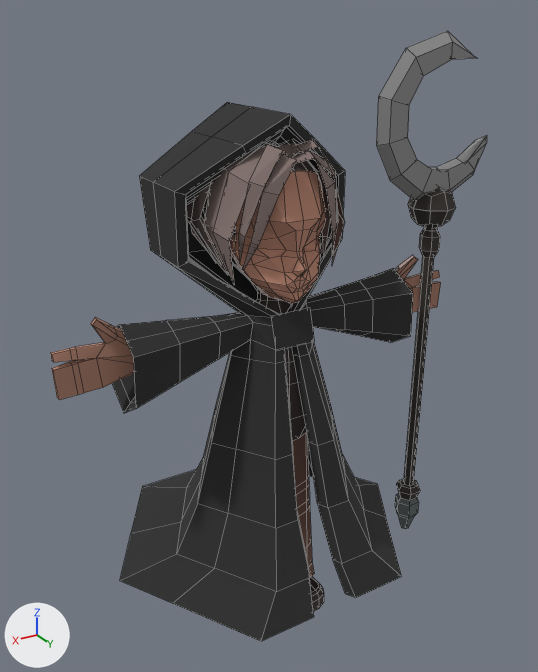
The Blender file project/models/blender/reaper.blend, before and after one commit.
Camera for both pictures: a camera (50 mm lens) standing at (1.31, 2.05, 2.24) and looking at (-0.05, -0.21, 1.11). Lighting does not change. The marker at lower left points along +X, +Y and +Z. Mesh edges are drawn as thin lines.

The scene before the commit, as lines of its bpy script (objects in view):
```python
mat_body = principled_material('body')
mat_body.texture = img_body_color_png_001
mat_body.roughness = 1.0
mat_cloak = principled_material('cloak')
mat_cloak.texture = img_cloak_color_png_001
mat_cloak.roughness = 1.0
mat_staff = principled_material('staff')
mat_staff.texture = img_staff_color_png_001
mat_staff.roughness = 1.0
me_braid_uv_exported__1 = bpy.data.meshes.new('braid.UV.exported (1)')
me_braid_uv_exported__1.from_pydata(...)  # 190 vertices, 192 faces; spans x -0.97..-0.41, y -0.17..0.02, z 0.05..2.19
me_braid_uv_exported__1.materials.append(mat_staff)  # picture img_staff_color_png_001
me_cloakuv_exported__1 = bpy.data.meshes.new('cloakUv.exported (1)')
me_cloakuv_exported__1.from_pydata(...)  # 389 vertices, 377 faces; spans x -3.65..3.52, y 1.48..11.27, z -4.09..2.1
me_cloakuv_exported__1.materials.append(mat_cloak)  # picture img_cloak_color_png_001
me_mainbodyuv__1 = bpy.data.meshes.new('mainbodyUV (1)')
me_mainbodyuv__1.from_pydata(...)  # 917 vertices, 840 faces; spans x -4.64..4.58, y -0.21..10.88, z -2.67..0.64
me_mainbodyuv__1.materials.append(mat_body)  # picture img_body_color_png_001
ob_body = bpy.data.objects.new('body', me_mainbodyuv__1)
ob_body.location = (0.0, 0.0, 0.0)
ob_body.rotation_euler = (1.571, 0.0, -3.142)  # degrees (90, 0, -180)
ob_body.scale = (0.174, 0.174, 0.174)
ob_cloak = bpy.data.objects.new('cloak', me_cloakuv_exported__1)
ob_cloak.location = (0.0, 0.0, 0.0)
ob_cloak.rotation_euler = (1.571, 0.0, -3.142)  # degrees (90, 0, -180)
ob_cloak.scale = (0.174, 0.174, 0.174)
ob_staff = bpy.data.objects.new('staff', me_braid_uv_exported__1)
ob_staff.location = (0.0, 0.0, 0.0)
```
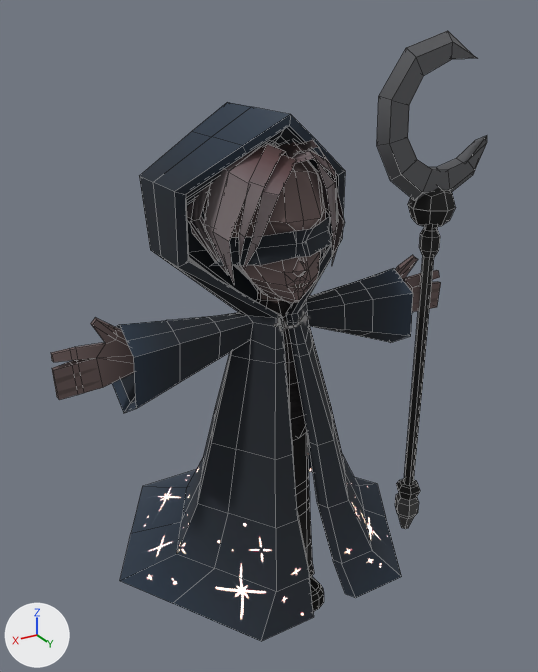
Edits to the bpy script that builds the scene:
```text
Add img_emisson_png:
    img_emisson_png = load_image('emisson.png', '../../textures/reaper/cloak/emisson.png', 1024, 1024, 'Non-Color')
Add img_color_png_001:
    img_color_png_001 = load_image('color.png.001', '../../textures/reaper/cloak/color.png', 1024, 1024, 'sRGB')
Add img_color_png_002:
    img_color_png_002 = load_image('color.png.002', '../../textures/reaper/staff/color.png', 1024, 1024, 'sRGB')
Add img_normal_png:
    img_normal_png = load_image('normal.png', '../../textures/reaper/body/normal.png', 512, 512, 'Non-Color')
Add img_color_png:
    img_color_png = load_image('color.png', '../../textures/reaper/body/color.png', 1024, 1024, 'sRGB')
Change mat_body:
    where n2 = _N.new('ShaderNodeTexImage'); n2.name = 'Image Texture'
    n2.image: img_body_color_png_001 -> img_color_png
    add n3 = _N.new('ShaderNodeTexImage'); n3.name = 'Image Texture.001'
    add n3.image = img_normal_png
    add n4 = _N.new('ShaderNodeNormalMap'); n4.name = 'Normal Map'
    where n0 = _N.new('ShaderNodeBsdfPrincipled'); n0.name = 'Principled BSDF'
    add _L.new(n4.outputs[0], n0.inputs[5])  # 'Normal' to 'Normal'
    add _L.new(n3.outputs[0], n4.inputs[1])  # 'Color' to 'Color'
Change mat_staff:
    mat_staff.texture: img_staff_color_png_001 -> img_color_png_002
Change mat_cloak:
    where n0 = _N.new('ShaderNodeBsdfPrincipled'); n0.name = 'Principled BSDF'
    add n0.inputs[28].default_value = 12.0  # 'Emission Strength'
    where n2 = _N.new('ShaderNodeTexImage'); n2.name = 'Image Texture'
    n2.image: img_cloak_color_png_001 -> img_color_png_001
    add n3 = _N.new('ShaderNodeTexImage'); n3.name = 'Image Texture.001'
    add n3.image = img_emisson_png
    add _L.new(n3.outputs[0], n0.inputs[27])  # 'Color' to 'Emission Color'
Change me_cloakuv_exported__1:
    used by ob_cloak; location = (0.0, 0.0, 0.0); rotation_euler = (1.571, 0.0, -3.142), in degrees (90, 0, -180); scale = (0.174, 0.174, 0.174)
    remove me_cloakuv_exported__1.from_pydata(...)  # 389 vertices, 377 faces; spans x -3.65..3.52, y 1.48..11.27, z -4.09..2.1
    add me_cloakuv_exported__1.from_pydata(...)  # 341 vertices, 316 faces; spans x -3.65..3.52, y 1.48..11.27, z -4.09..2.1
    me_cloakuv_exported__1 part 1: the loose piece of 4 vertices spanning x -0.45..0.46, y 6.8..7.48, z 0.14..0.33 is deleted
    me_cloakuv_exported__1 part 2
    44 vertices are removed from x -3.4..3.27, y 1.48..4.69, z -3.87..1.88
    60 faces are deleted
    me_cloakuv_exported__1 part 3: 316 kept faces spanning x -3.65..3.52, y 1.48..11.27, z -4.09..2.1 are now shaded smooth
Add me_mesh_001:
    me_mesh_001.from_pydata(...)  # 21 vertices, 12 faces; spans x -0.23..0.234, y -0.144..0.106, z 1.455..1.624
    me_mesh_001.materials.append(mat_cloak)
Add ob_blind_fold:
    ob_blind_fold = bpy.data.objects.new('blind_fold', me_mesh_001)
    ob_blind_fold.location = (0.0, 0.0, 0.0)
```

Where the change shows, as pixel boxes [x1, y1, x2, y2] in the pictures (538 x 672 px):
'cloak', surface changed, reshaped (black to blue)
    both: [112, 102, 413, 641]
'body', surface changed
    both: [51, 140, 441, 612]
'staff', surface changed (grey to black)
    both: [377, 31, 487, 528]
'blind_fold', added
    after: [207, 209, 332, 266]
part 1 of me_cloakuv_exported__1, deleted (black)
    before: [272, 307, 315, 351]
part 2 of me_cloakuv_exported__1, deleted
    before: [307, 435, 314, 477]
part 3 of me_cloakuv_exported__1, shading changed
    both: [112, 102, 413, 641]
